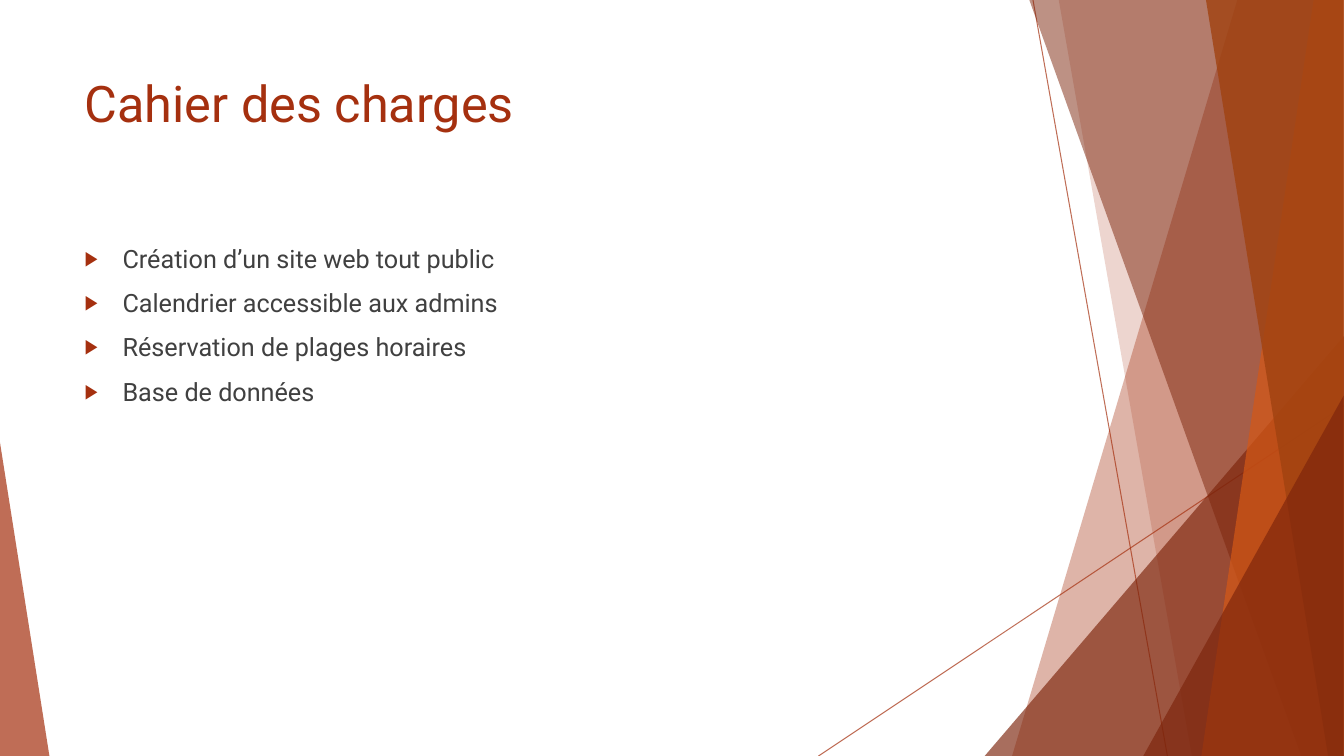
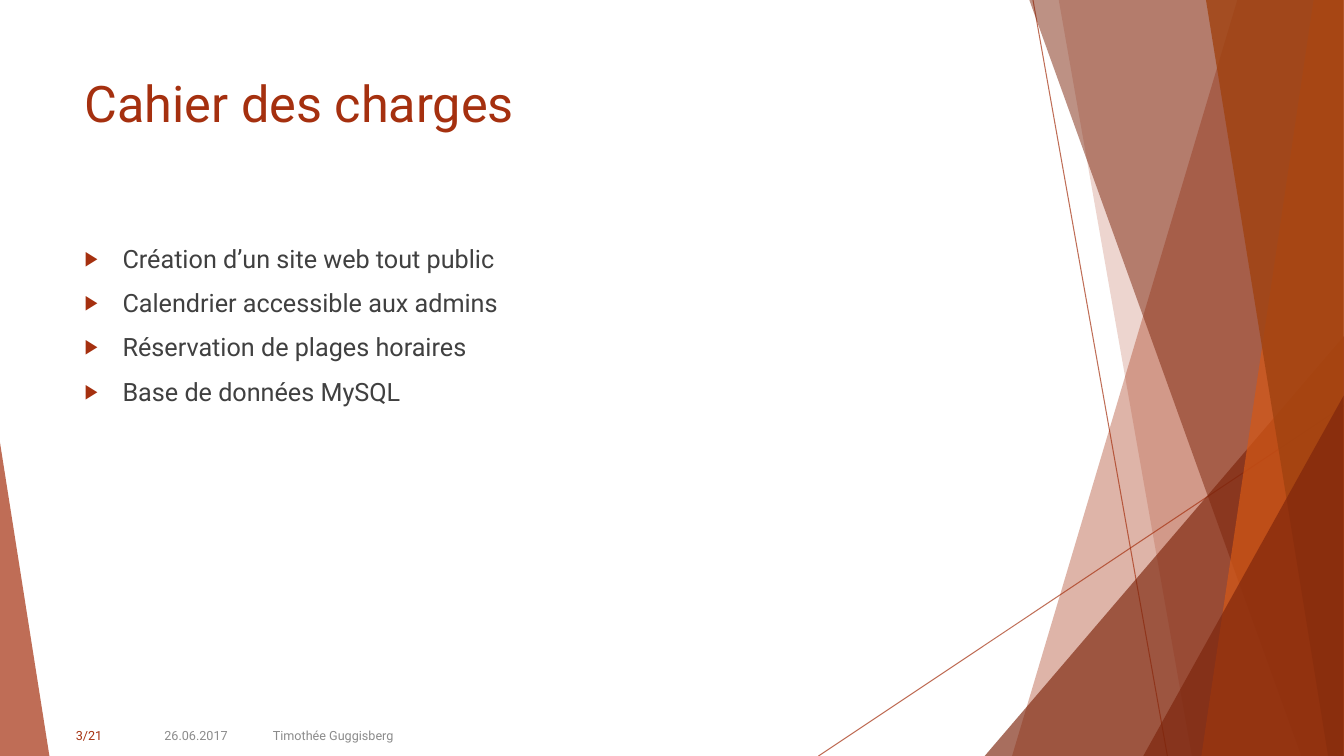
Before and after one commit to guggisbeti/DemoMot, a slide deck: slide 3 of Documentation/Projet DemoMot.pptx. Drawn at 1344x756 pixels with LibreOffice and Linux fonts; fonts in the diff are those of the drawing. Boxes give left, top, right and bottom in pixels: in the first picture for what was removed or moved away, otherwise in the second. Text is boxed around its words. In the diff, an @@ line names an element or a change of style, - is before the commit and + after.

```diff
--- a/Documentation/Projet DemoMot.pptx
+++ b/Documentation/Projet DemoMot.pptx
@@ text at [123, 382, 401, 407]: text changed @@
-▶ Base de données
+▶ Base de données MySQL
@@ page number added at [76, 731, 102, 741], 9 pt, text #A5300F @@
+3/21
@@ text added at [164, 731, 227, 740], 9 pt, text #8C8C8C @@
+26.06.2017
@@ text added at [273, 730, 393, 743], 9 pt, text #8C8C8C @@
+Timothée Guggisberg
```
Also in this commit, not shown: 14 other slides changed, 5 slides added, 3 slides removed, 1 other file.
